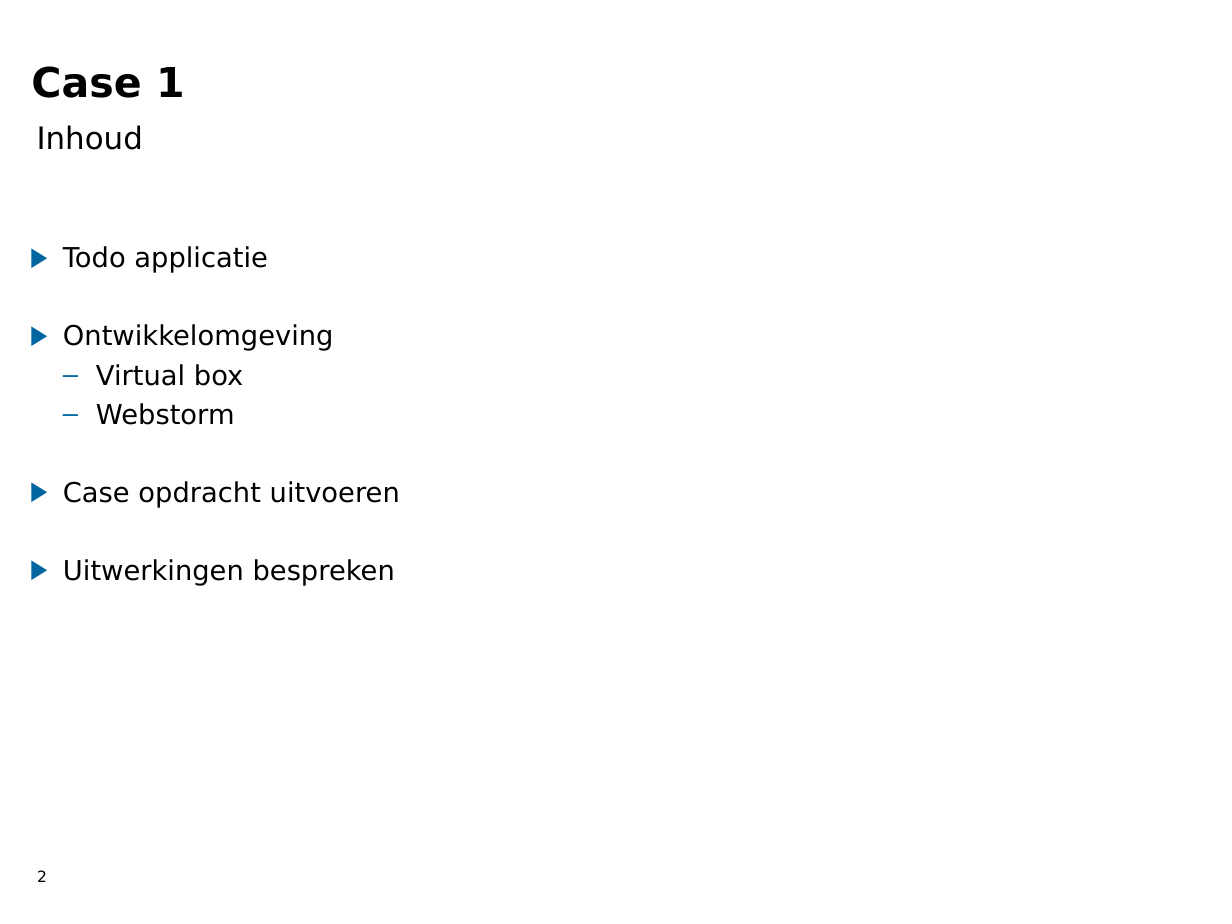
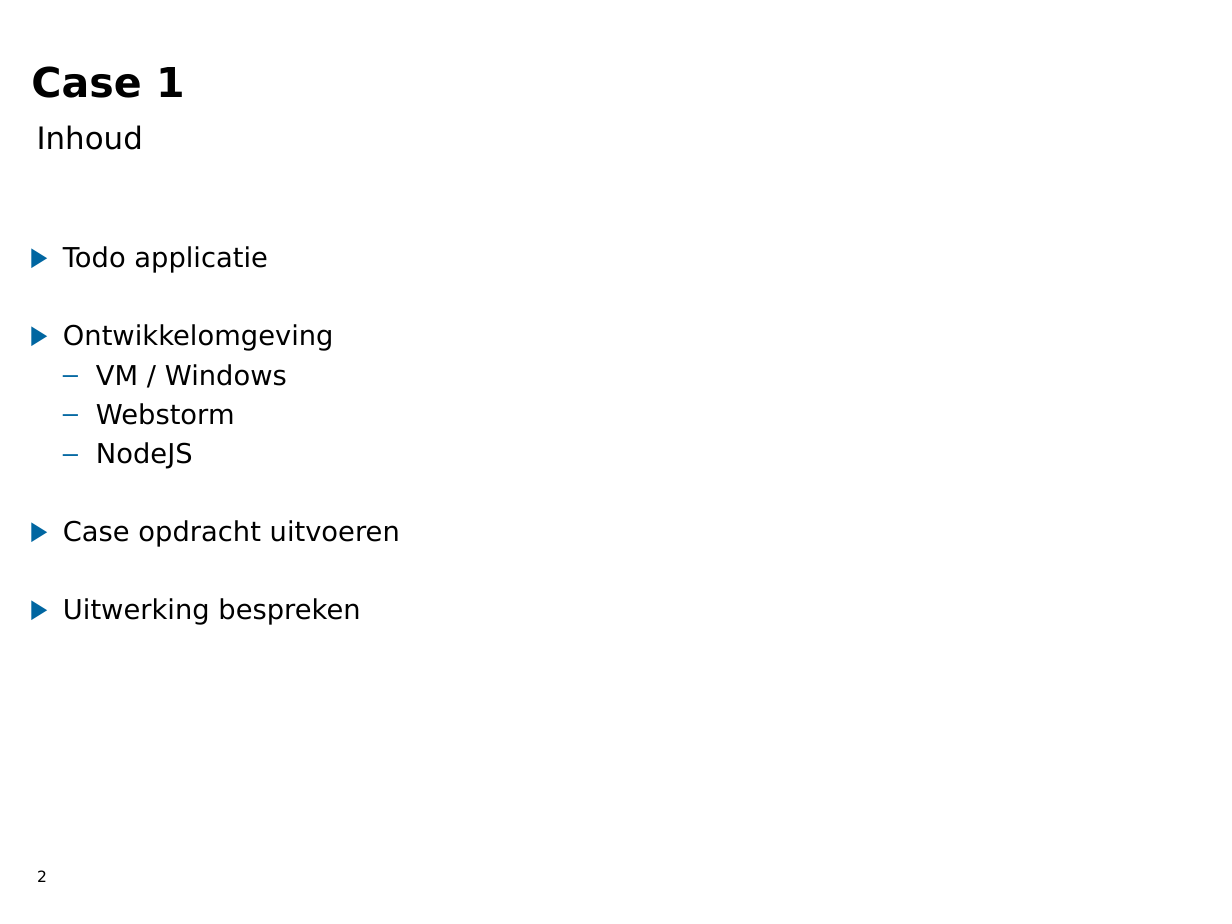
Before and after one commit to pawjanssen/javascript_training, a slide deck: slide 2 of opdrachten/presentaties/case1_opzet_omgeving.odp. Drawn at 1232x924 pixels with LibreOffice and Linux fonts; fonts in the diff are those of the drawing; background and template pictures are left out. Boxes give left, top, right and bottom in pixels: in the first picture for what was removed or moved away, otherwise in the second. Text is boxed around its words. In the diff, an @@ line names an element or a change of style, - is before the commit and + after.

```diff
--- a/opdrachten/presentaties/case1_opzet_omgeving.odp
+++ b/opdrachten/presentaties/case1_opzet_omgeving.odp
@@ text at box(96, 364, 287, 386): text changed @@
-  – Virtual box
+  – VM / Windows
@@ text at box(96, 442, 193, 469): paragraph added @@
+  – NodeJS
@@ text at box(63, 598, 360, 625): text changed @@
-▶ Uitwerkingen bespreken
+▶ Uitwerking bespreken
```
Also in this commit, not shown: 3 other slides changed, 1 other file.
